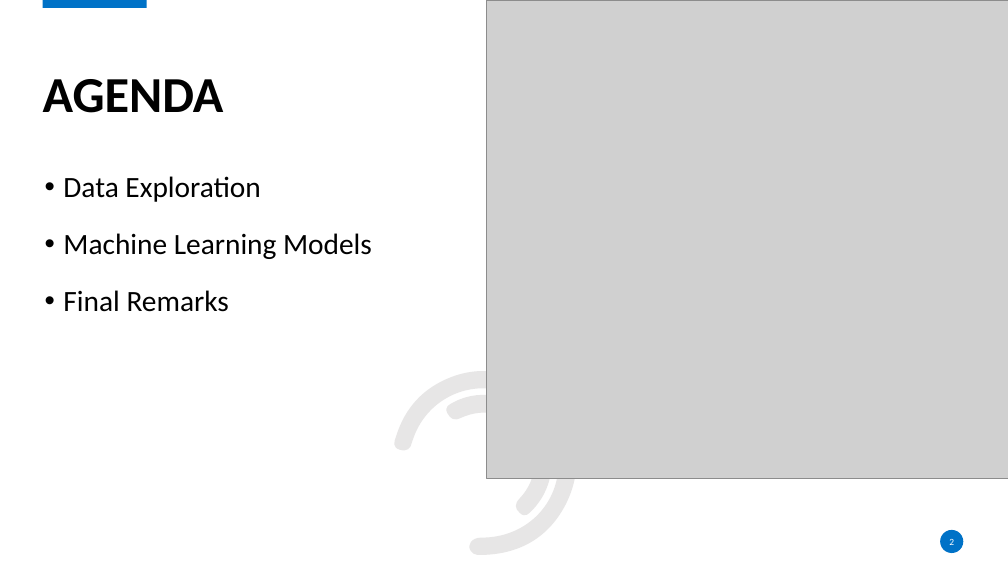
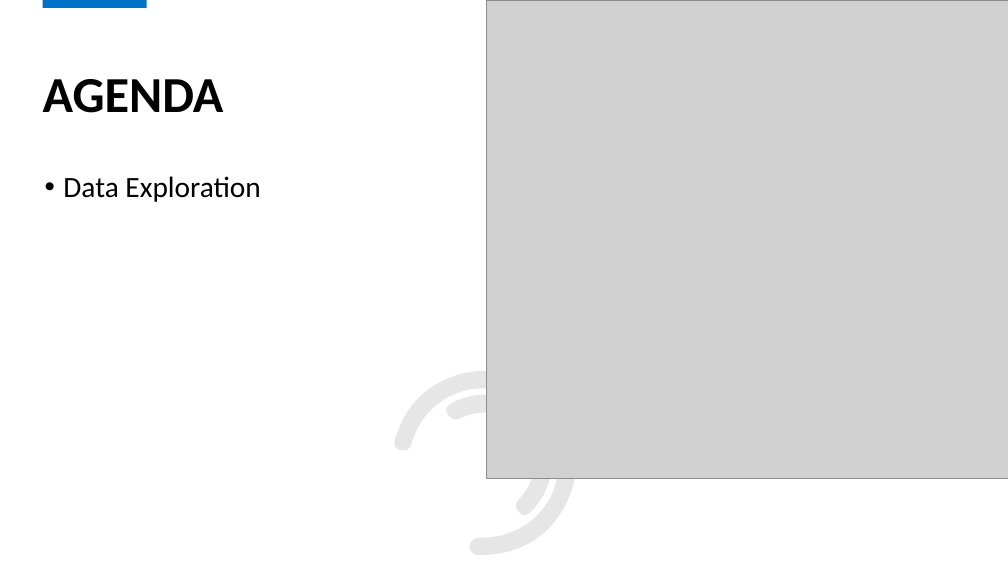
Before and after one commit to crystdang/DABC-final-g5, a slide deck: slide 2 of slide_deck/final-project-presentation.pptx. Drawn at 1008x567 pixels with LibreOffice and Linux fonts; fonts in the diff are those of the drawing; grey boxes stand for pictures; background and template pictures are left out. Boxes give left, top, right and bottom in pixels: in the first picture for what was removed or moved away, otherwise in the second. Text is boxed around its words. In the diff, an @@ line names an element or a change of style, - is before the commit and + after.

```diff
--- a/slide_deck/final-project-presentation.pptx
+++ b/slide_deck/final-project-presentation.pptx
@@ text at <box>63,233,372,312</box>: paragraphs removed @@
-• Machine Learning Models
-• Final Remarks
@@ rectangle added at <box>890,520,989,564</box>, fill #FFFFFF, outline #FFFFFF 1 pt @@
@@ ellipse removed at <box>941,530,964,554</box> @@
@@ page number removed at <box>949,539,954,545</box> @@
-2
```
Also in this commit, not shown: 5 other slides changed, 12 slides added, 5 slides removed.
